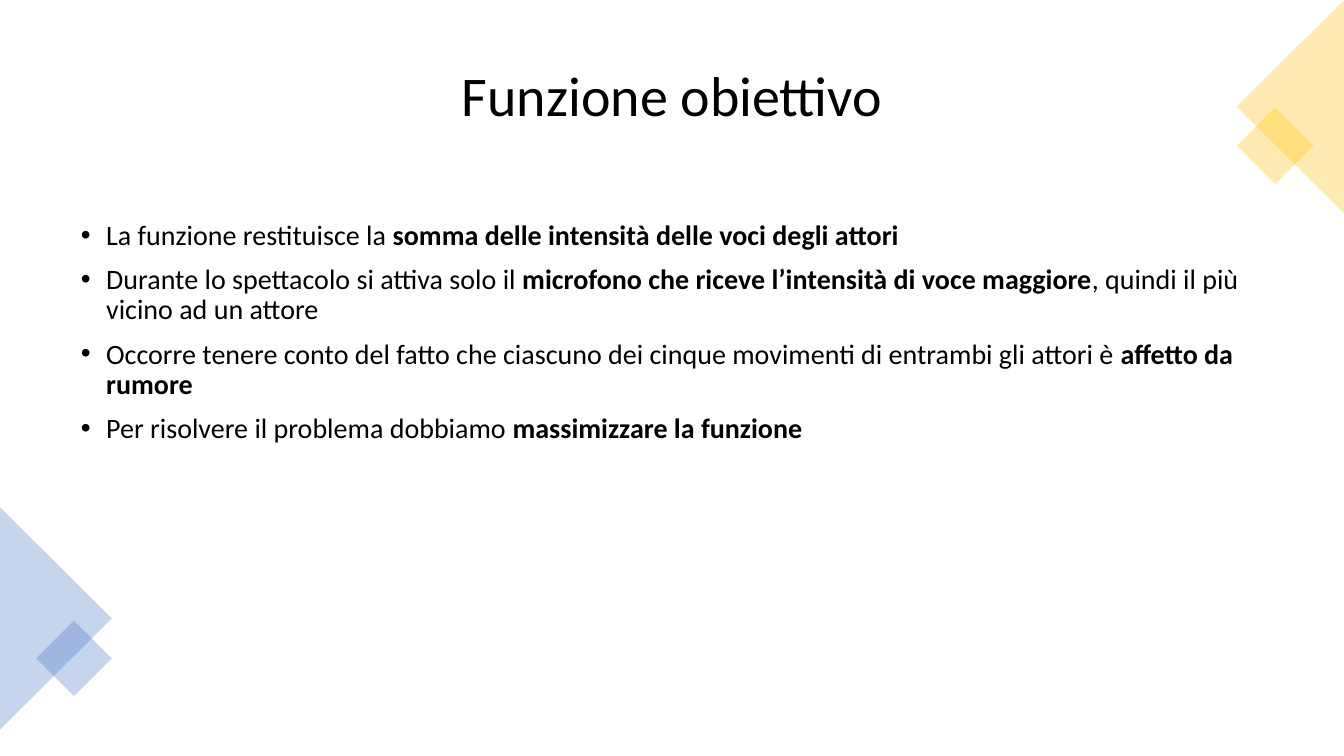
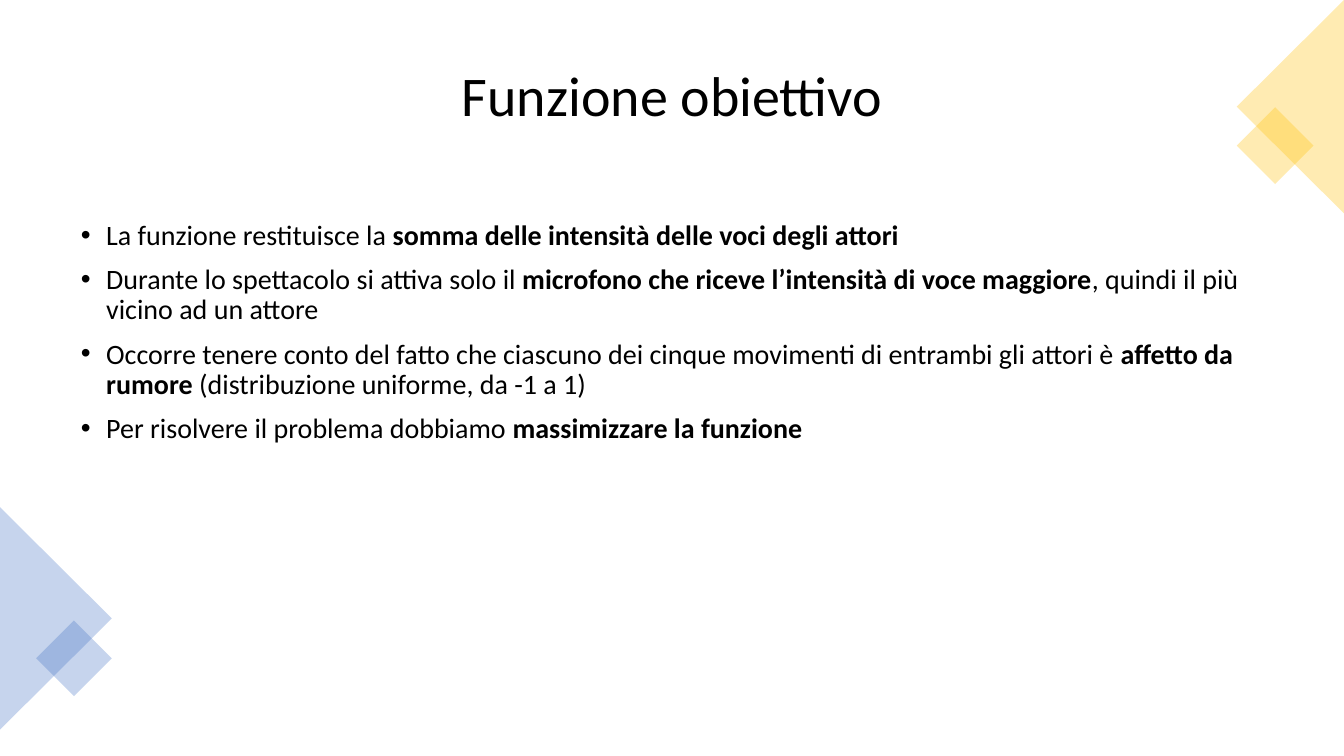
Before and after one commit to af20/mds_decision_making, a slide deck: slide 5 of R/Decision Making slides.pptx. Drawn at 1344x756 pixels with LibreOffice and Linux fonts; fonts in the diff are those of the drawing. Boxes give left, top, right and bottom in pixels: in the first picture for what was removed or moved away, otherwise in the second. Text is boxed around its words. In the diff, an @@ line names an element or a change of style, - is before the commit and + after.

```diff
--- a/R/Decision Making slides.pptx
+++ b/R/Decision Making slides.pptx
@@ text at [106,344,1233,398]: text changed @@
-• Occorre tenere conto del fatto che ciascuno dei cinque movimenti di entrambi gli attori è affetto da rumore
+• Occorre tenere conto del fatto che ciascuno dei cinque movimenti di entrambi gli attori è affetto da rumore (distribuzione uniforme, da -1 a 1)
```
Also in this commit, not shown: 6 other slides changed.
